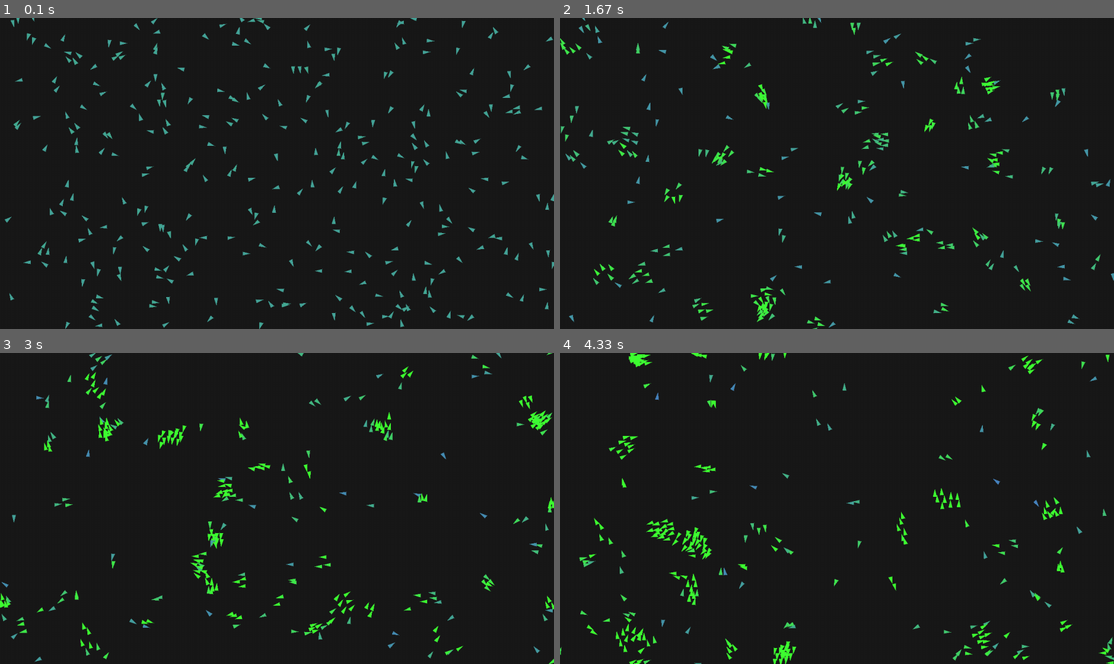
Above: before the commit, frames 1-4 (two rows, left to right).
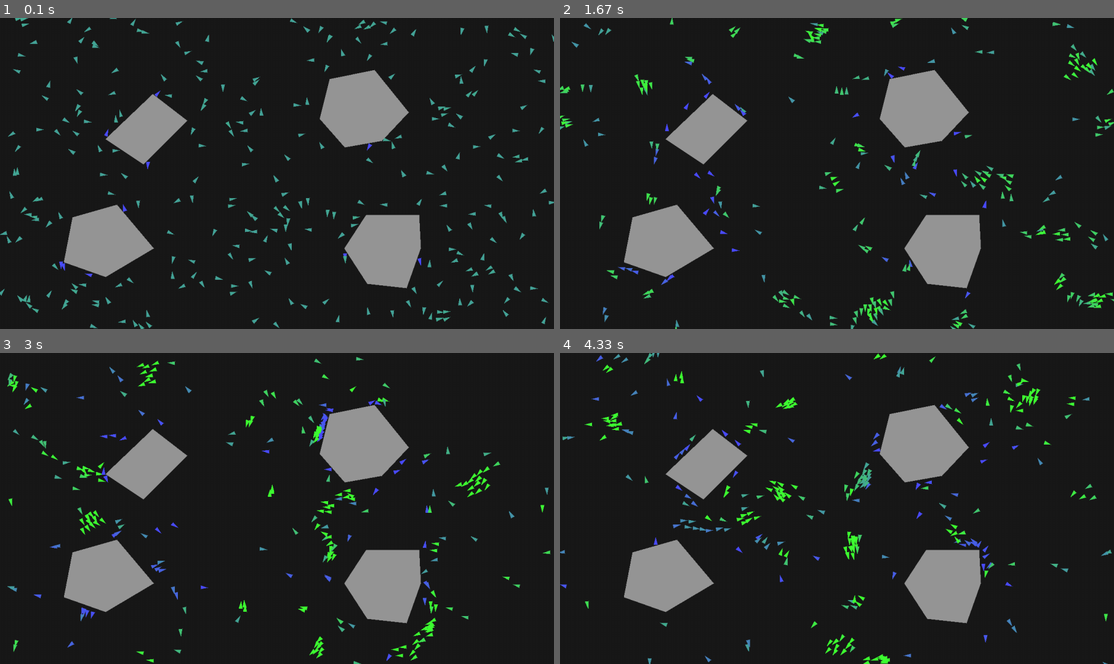
Above: after the commit, the same moments.

Repository: Thunder1967/NSYSU_AI_midterm_boids
Game: pygame game, started from test.py
Two runs of this game, one before a commit and one after it. Both use one fixed random seed, a clock stepped at 60 frames per second and the inputs below.
Inputs:
- Up to frame 1 (0.1 s): no input
- Up to frame 2 (1.67 s): no input
- Up to frame 3 (3 s): no input
- Up to frame 4 (4.33 s): tap Enter at 3.33, 3.67, 4 s

The runs differ from the first frame. In frame 1, 15% of the frame differs, in the area x 0-100%, y 0-100%; in frame 2, 15%; in frame 3, 15%; in frame 4, 15%.

Commit message:
簡化套件，加入效能偵測，加入障礙物

Diff:
--- a/test.py
+++ b/test.py
@@ -1,8 +1,7 @@
 import sys
 import pygame
 import os
-import random
-import math
+import numpy.random as random
 import numpy as np
 
 
@@ -25,6 +24,7 @@
 
 #全域變數
 Running=True #遊戲是否運行
+Debug_AVG_FPS = {"total":0,"cnt":0} #效能檢查
 Bird_Number = 300 #bird 數量
 Bird_Size = 8 #bird 大小
 Bird_MAX_Speed = 200 #bird 最大速度
@@ -38,6 +38,8 @@
 Bird_Cohesion_Weight = 1 #bird 聚集力最大值
 Damping = 1e-3 #阻力
 
+Obstacle_Number = 4 # Obstacle 數量
+
 # 計算精度，若有 n 隻 bird ，則每隻 bird 需要與 n-1 隻 bird 互動，
 # 為提升效能我這裡只讓 bird 與隨機 (n-1)*Movement_Accuracy 隻 bird 互動
 # 另一種想法是讓每隻 bird 有 Movement_Accuracy 的機率"不合群"，違背自然法則，模擬自然的隨機性
@@ -47,10 +49,10 @@
 
 #物件定義
 class Bird:
-    def __init__(self,pos):
-        self.position = pygame.math.Vector2(pos[0],pos[1]) #初始位置
-        rad=random.uniform(0, 2*math.pi)
-        self.direction = pygame.math.Vector2(math.cos(rad),math.sin(rad)) #初始方向
+    def __init__(self,x,y):
+        self.position = pygame.math.Vector2(x,y) #初始位置
+        rad=random.uniform(0, 2*np.pi)
+        self.direction = pygame.math.Vector2(np.cos(rad),np.sin(rad)) #初始方向
         self.speed = (Bird_MIN_Speed+Bird_MAX_Speed)/2 #初始速率
         self.velocity = self.direction*self.speed #初始速度
         self.color = (255, 255, 255) #顏色
@@ -76,7 +78,7 @@
 
         # 遍歷所有其他的 Boid
         for i in np.random.choice(np.arange(0,Bird_Number),
-                                  size=(math.floor(Bird_Number*Movement_Accuracy),), replace=False):
+                                  size=(int(Bird_Number*Movement_Accuracy),), replace=False):
             other = boids[i]
             # 確保不是自己
             if other is not self:
@@ -121,8 +123,16 @@
                     cohesion_force.scale_to_length(Bird_Cohesion_Weight)
 
         return separation_force+alignment_force+cohesion_force
-
-    def update(self,all_boids):
+    def apply_bounce(self, obstacles):
+        """
+        迭代所有障礙物，並呼叫其 check_collision 方法來處理碰撞和反彈。
+        """
+        for obstacle in obstacles:
+            # 將自己（Boid 實例）傳遞給障礙物物件
+            if obstacle.check_collision(self):
+                # 處理單一碰撞後立即退出，避免 Boid 被多個障礙物邊緣重複處理
+                return
+    def update(self,all_boids,obstacles):
         separation_force = self.apply_force(all_boids) #計算作用力
         self.direction = (self.direction+separation_force).normalize() #調整方向
         #調整速率
@@ -137,6 +147,8 @@
         # 2. 更新位置
         self.position += self.velocity
 
+        self.apply_bounce(obstacles)
+
         # 邊界處理
         if self.position.x > SCREEN_WIDTH:
             self.position.x = 0
@@ -148,9 +160,154 @@
         elif self.position.y < 0:
             self.position.y = SCREEN_HEIGHT
 
+class Obstacle:
+    def __init__(self, vertices, color=(150, 150, 150)):
+        # 將頂點列表轉換為 Vector2 列表，方便運算
+        self.vertices = [pygame.math.Vector2(v) for v in vertices]
+        self.color = color
+
+        # 為了避障邏輯方便，計算出多邊形的中心點
+        if self.vertices:
+            self.center = sum(self.vertices, pygame.math.Vector2(0, 0)) / len(self.vertices)
+        else:
+            self.center = pygame.math.Vector2(0, 0)
+
+    def draw(self, screen):
+        # 繪製實心多邊形
+        int_vertices = [(int(v.x), int(v.y)) for v in self.vertices]
+        if len(int_vertices) >= 3:
+            pygame.draw.polygon(screen, self.color, int_vertices)
+
+    # 輔助函數：計算點到線段的最短距離 (私有方法，只供內部使用)
+    def _closest_point_on_segment(self, p: pygame.math.Vector2, a: pygame.math.Vector2, b: pygame.math.Vector2) -> tuple[pygame.math.Vector2, float]:
+        """
+        相信 gemini
+        計算點 p 到線段 ab 的最短距離和最近點。優化：使用長度的平方 (length_squared)
+        """
+        ab = b - a
+
+        # 避免除以零：如果線段長度為零
+        len_sq = ab.length_squared()
+        if len_sq == 0.0:
+            # 直接返回點 a 和 p 到 a 的距離平方
+            return a, p.distance_squared_to(a)
+
+        # 投影 t = (p - a) 向量在 ab 向量上的投影長度比例
+        # 由於 dot() 和 length_squared() 都不涉及昂貴的平方根 (sqrt) 運算，這裡效率很高
+        t = (p - a).dot(ab) / len_sq
+
+        # 限制 t 在 [0, 1] 之間，確保最近點落在線段 ab 範圍內
+        t = max(0.0, min(1.0, t))
+
+        # 計算線段上的最近點
+        closest = a + t * ab
+
+        # 返回最近點和距離平方 (distance_sq)
+        # 再次避免使用昂貴的 distance_to()，直接使用 distance_squared_to()
+        distance_sq = p.distance_squared_to(closest)
+
+        return closest, distance_sq
+
+    def check_collision(self, boid) -> bool:
+        """
+        相信 gemini
+        檢查 Boid 是否與此障礙物發生碰撞，並解決碰撞。
+        優化：嘗試使用 Bounding Box 快速剔除（這裡暫略），並優化迴圈內的計算。
+        """
+        COLLISION_RADIUS = boid.size
+        # 使用半徑的平方來與 distance_sq 比較，避免 sqrt
+        COLLISION_RADIUS_SQ = COLLISION_RADIUS ** 2
+
+        num_vertices = len(self.vertices)
+
+        # 遍歷多邊形的每一條邊
+        for i in range(num_vertices):
+            v1 = self.vertices[i]
+            v2 = self.vertices[(i + 1) % num_vertices]
+
+            # 1. 計算 Boid 位置到線段的最近點 (使用整合的輔助方法)
+            closest_pt, distance_sq = self._closest_point_on_segment(boid.position, v1, v2)
+
+            # 2. 檢查是否發生碰撞
+            if distance_sq < COLLISION_RADIUS_SQ:
+
+                # --- 碰撞解決 (Resolution) ---
+
+                # a. 找出法線 (Normal)：從最近點指向 Boid
+                normal = boid.position - closest_pt
+
+                # 再次優化：避免重複計算 length() 和 normalize()
+                normal_length = normal.length()
+
+                if normal_length > 0:
+
+                    # b. 推回位置：解決穿透
+
+                    # 避免在迴圈外每次都呼叫 math.sqrt(distance_sq)
+                    distance = np.sqrt(distance_sq)
+                    penetration_depth = COLLISION_RADIUS - distance
+
+                    # 避免多次呼叫 normalize()，在這裡計算一次
+                    normal_norm = normal / normal_length
+
+                    # 沿著法線方向將 Boid 推開
+                    boid.position += normal_norm * penetration_depth
+
+                    # c. 速度反射（Reflection）：改變方向
+                    BOUNCE_DAMPING = 0.8
+
+                    # Pygame 的 reflect 效率很高，直接使用
+                    bounce_vector = boid.velocity.reflect(normal_norm)
+                    boid.velocity = bounce_vector * BOUNCE_DAMPING
+
+                    # d. 更新 Boid 的方向/速率屬性
+                    if boid.velocity.length() > 0:
+                         # 由於 velocity 剛被修改，需要重新計算方向
+                         boid.direction = boid.velocity.normalize()
+                         boid.speed = boid.velocity.length()
+
+                    return True
+
+        return False
+
+    @staticmethod
+    def generate_random_polygon(center_x: float, center_y: float, min_radius: float, max_radius: float, num_vertices: int) -> list[tuple[float, float]]:
+        """
+        生成多邊形
+        """
+        center = pygame.math.Vector2(center_x, center_y)
+
+        # 1. 隨機生成 num_vertices 個半徑 (使用 NumPy)
+        rand_radii = np.random.uniform(min_radius, max_radius, size=num_vertices)
+
+        # 2. 隨機生成角度
+        angle_step = 2 * np.pi / num_vertices
+        # 基準角度：讓頂點均勻分佈在圓周上
+        base_angles = np.arange(num_vertices) * angle_step
+
+        # 3. 隨機角度微調 (Jitter)：在 [-angle_step*0.2, angle_step*0.2] 範圍內
+        angle_jitter = np.random.uniform(-angle_step * 0.2, angle_step * 0.2, size=num_vertices)
+        final_angles = base_angles + angle_jitter
+
+        # 4. 向量化計算所有頂點座標
+        x_coords = center.x + rand_radii * np.cos(final_angles)
+        y_coords = center.y + rand_radii * np.sin(final_angles)
+
+        # 5. 組合成 [(x, y)] 列表
+        vertices = []
+        # 使用 zip 將 x, y 座標打包
+        for x, y in zip(x_coords, y_coords):
+            vertices.append((x, y))
+
+        return vertices
+
 #main
 #load
-birds=[Bird((random.uniform(0,SCREEN_WIDTH),random.uniform(0,SCREEN_HEIGHT))) for _ in range(Bird_Number)]
+birds = [Bird(random.uniform(0,SCREEN_WIDTH),random.uniform(0,SCREEN_HEIGHT)) for _ in range(Bird_Number)]
+obstacles = [Obstacle(Obstacle.generate_random_polygon(
+    random.uniform(100,SCREEN_WIDTH-100),
+    random.uniform(100,SCREEN_HEIGHT-100),
+    80,120,random.randint(4,10))) for _ in range(Obstacle_Number)]
 #tick
 while Running:
     #取得動作
@@ -160,12 +317,20 @@
             break
 
     DT = Timer.tick(FPS)/1000 #FPS
+    Debug_AVG_FPS["total"]+=DT
+    Debug_AVG_FPS["cnt"]+=1
+    if Debug_AVG_FPS["cnt"]>=FPS:
+        print(f'{Debug_AVG_FPS["total"]*1000/Debug_AVG_FPS["cnt"]:.2f}')
+        Debug_AVG_FPS={"total":0,"cnt":0}
+
 
     #繪圖
     Screen.fill(BACKGROUND_COLOR)
     for bird in birds:
-        bird.update(birds)
+        bird.update(birds,obstacles)
         bird.draw(Screen)
+    for obstacle in obstacles:
+        obstacle.draw(Screen)
 
     pygame.display.flip()
 
Not shown, changed: .gitignore
